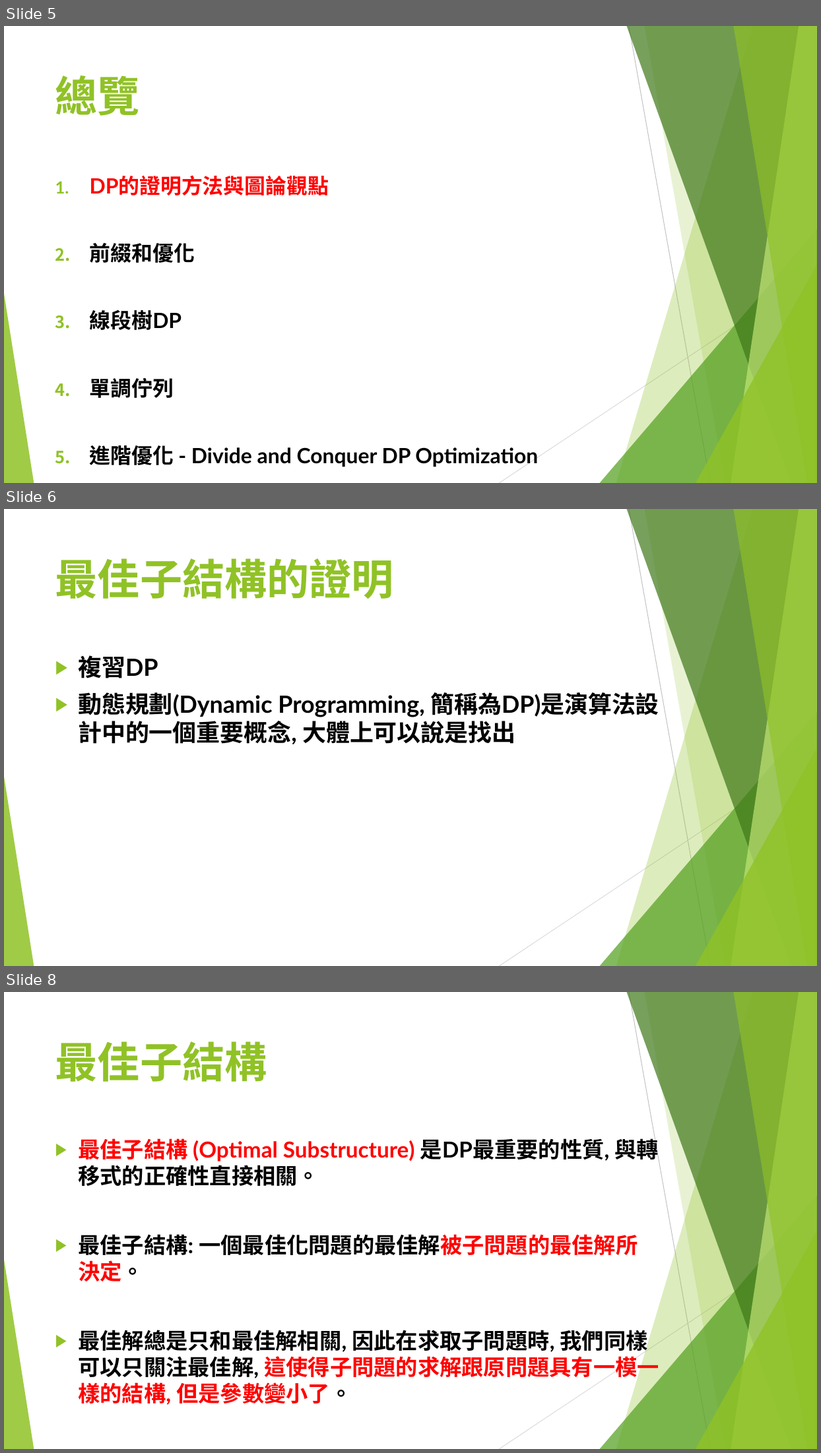
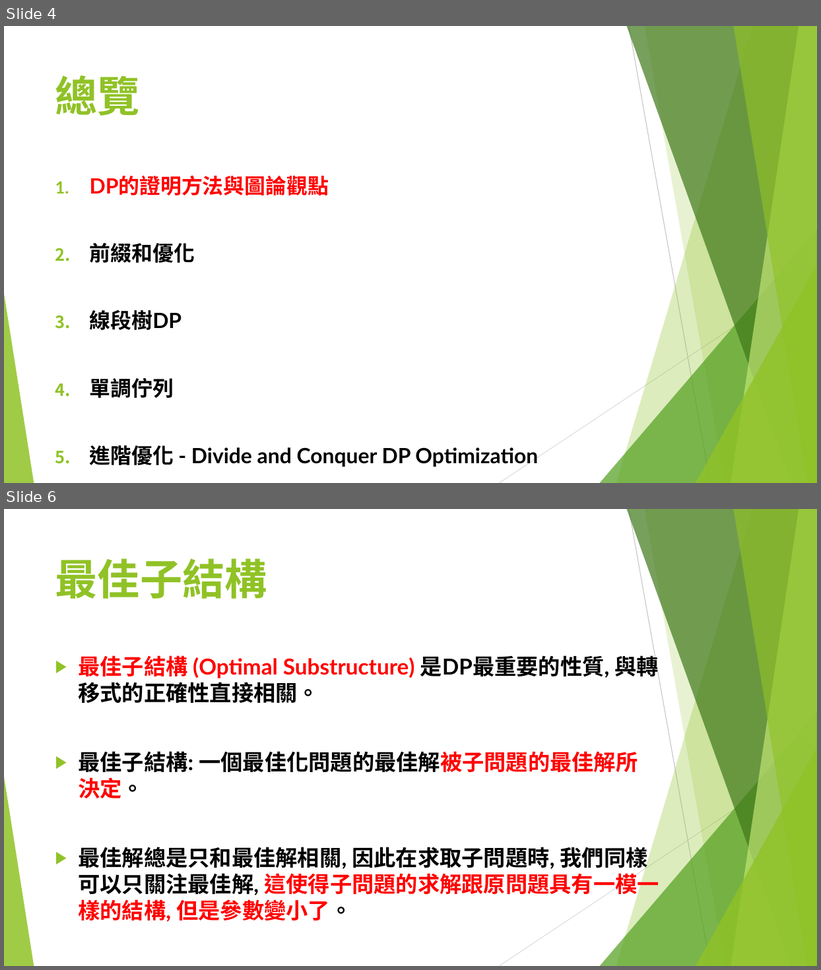
Before and after one commit to S920105123/DP2, a slide deck: presentation/進階動態規劃.pptx. Shown one above the other, each under a label of ours: slides 5, 6 and 8 before the commit, slides 4 and 6 after it; the slides between them are not shown. The pictures are 821x1453 and 821x970 pixels, drawn with LibreOffice and Linux fonts; fonts in the diff are those of the drawing. Boxes give left, top, right and bottom in pixels: in the first picture for what was removed or moved away, otherwise in the second. Text is boxed around its words. In the diff, an @@ line names an element or a change of style, - is before the commit and + after.

```diff
--- a/presentation/進階動態規劃.pptx
+++ b/presentation/進階動態規劃.pptx
@@ slide 6 removed at (4,509,817,966), background #FFFFFF; not listed: 10 template elements that a slide beside it also shows @@
@@ title removed at (55,559,394,599) @@
-最佳子結構的證明
@@ text removed at (78,656,659,745) @@
-▶ 複習DP
-▶ 動態規劃(Dynamic Programming, 簡稱為DP)是演算法設計中的一個重要概念, 大體上可以說是找出
@@ what was slide 5 is now slide 4 @@
@@ what was slide 8 is now slide 6 @@
```
Also in this commit, not shown: 1 slide changed, 3 slides added, 1 other slide removed.
